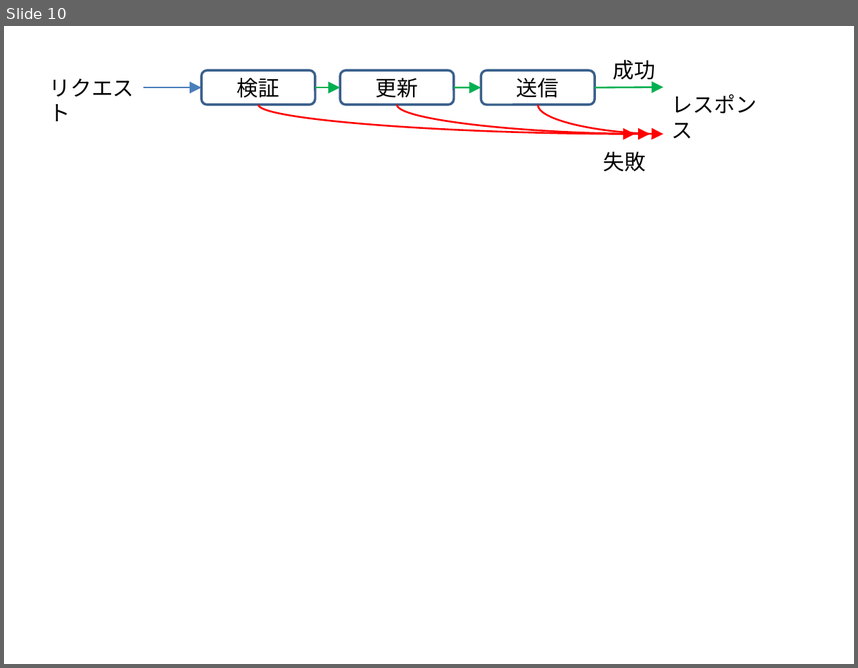
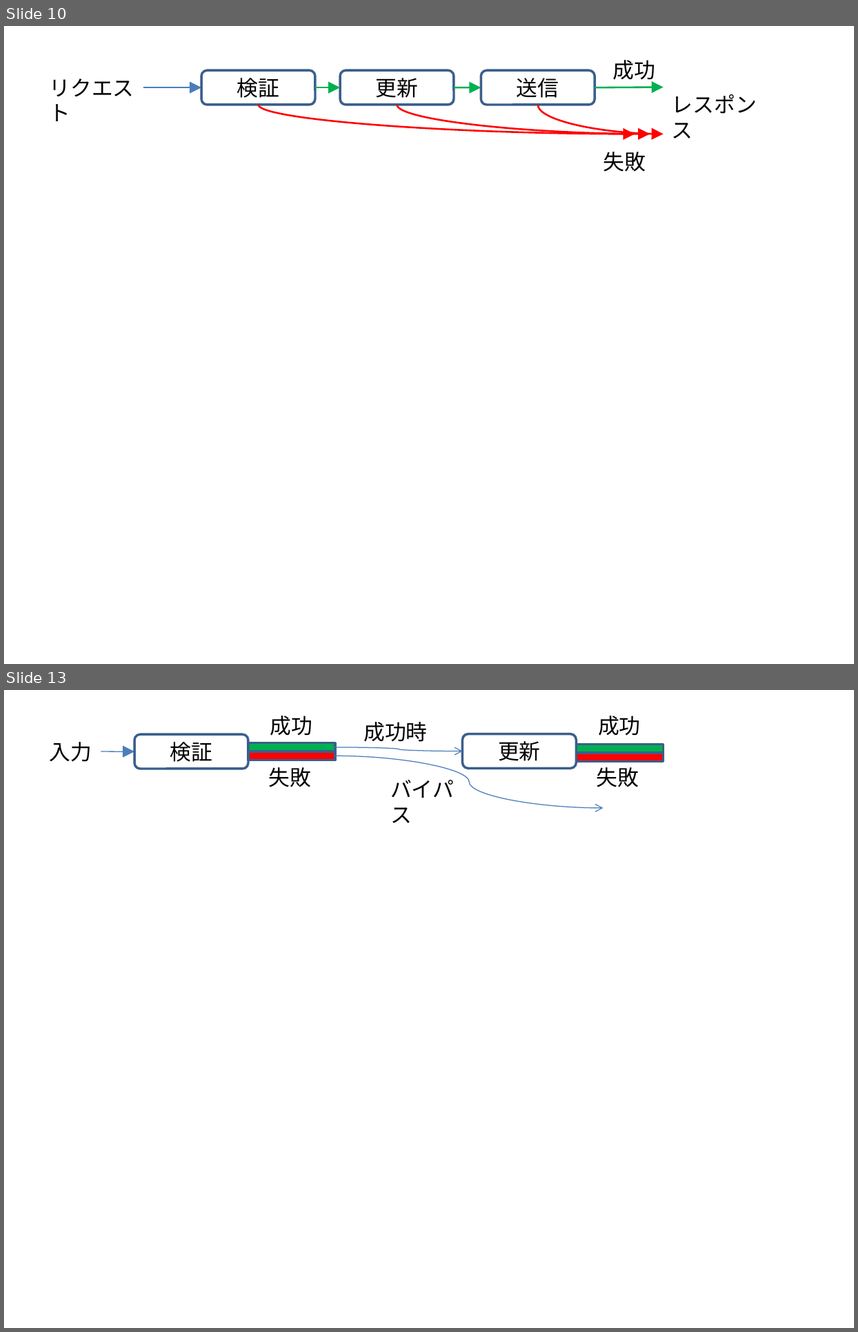
Before and after one commit to yukitos/notes, a slide deck: A_recipe_for_a_functional_app/Part1.pptx. Shown one above the other, each under a label of ours: slide 10 before the commit, slides 10 and 13 after it; the slides between them are not shown. The pictures are 858x668 and 858x1332 pixels, drawn with LibreOffice and Linux fonts; fonts in the diff are those of the drawing. Boxes give left, top, right and bottom in pixels: in the first picture for what was removed or moved away, otherwise in the second. Text is boxed around its words. In the diff, an @@ line names an element or a change of style, - is before the commit and + after.

```diff
--- a/A_recipe_for_a_functional_app/Part1.pptx
+++ b/A_recipe_for_a_functional_app/Part1.pptx
@@ slide 13 added at bbox=[4, 690, 854, 1328], background #FFFFFF @@
@@ text added at bbox=[270, 716, 313, 736], 18 pt, text #000000 @@
+成功
@@ text added at bbox=[363, 722, 427, 742], 18 pt, text #000000 @@
+成功時
@@ text added at bbox=[598, 716, 641, 736], 18 pt, text #000000 @@
+成功
@@ text added at bbox=[49, 742, 92, 762], 18 pt, text #000000 @@
+入力
@@ arrow added from (101, 751) to (135, 751), #4B7EBC 0.75 pt @@
@@ rounded rectangle added at bbox=[135, 734, 249, 768], outline #3A5F8C 2 pt, 18 pt, text #000000 @@
+検証
@@ rectangle added at bbox=[248, 742, 335, 751], fill #00B050, outline #3A5F8C 2 pt @@
@@ rectangle added at bbox=[248, 751, 335, 760], fill #FF0000, outline #3A5F8C 2 pt @@
@@ curved arrow added from (335, 747) to (462, 751), #4B7EBC 0.75 pt @@
@@ rounded rectangle added at bbox=[462, 734, 576, 768], outline #3A5F8C 2 pt, 18 pt, text #000000 @@
+更新
@@ rectangle added at bbox=[576, 745, 663, 753], fill #00B050, outline #3A5F8C 2 pt @@
@@ text added at bbox=[268, 767, 311, 787], 18 pt, text #000000 @@
+失敗
@@ curved arrow added from (335, 756) to (604, 808), #4B7EBC 0.75 pt @@
@@ rectangle added at bbox=[576, 753, 663, 761], fill #FF0000, outline #3A5F8C 2 pt @@
@@ text added at bbox=[597, 767, 639, 787], 18 pt, text #000000 @@
+失敗
@@ text added at bbox=[390, 780, 454, 823], 18 pt, text #000000 @@
+バイパス
```
Also in this commit, not shown: 3 other slides added, 8 other files.
